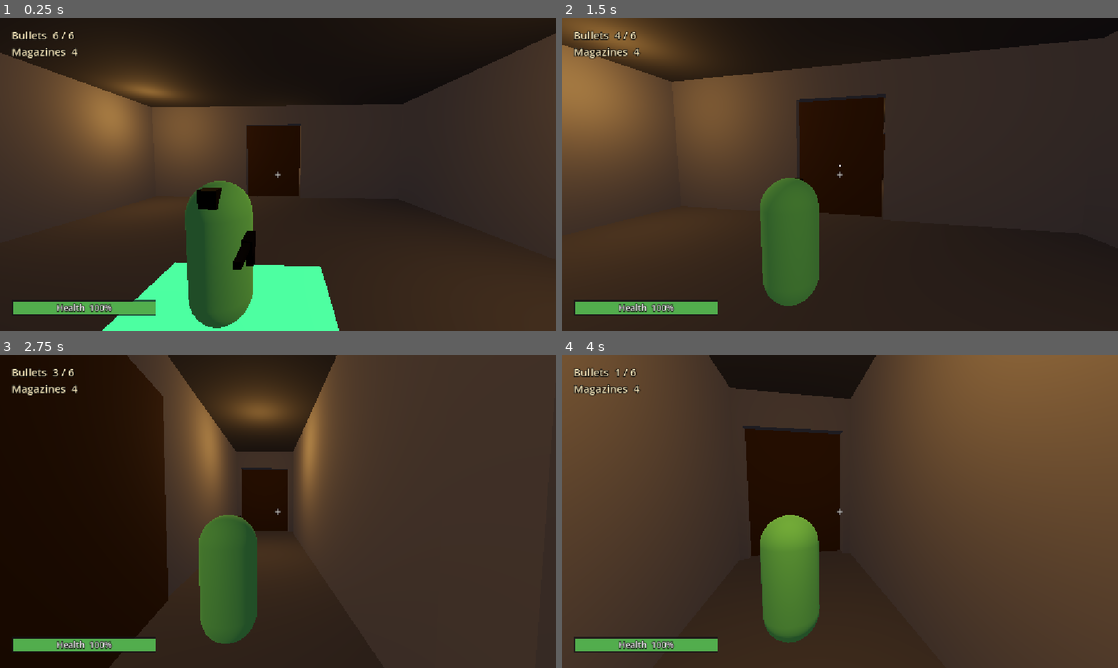
Above: before the commit, frames 1-4 (two rows, left to right).
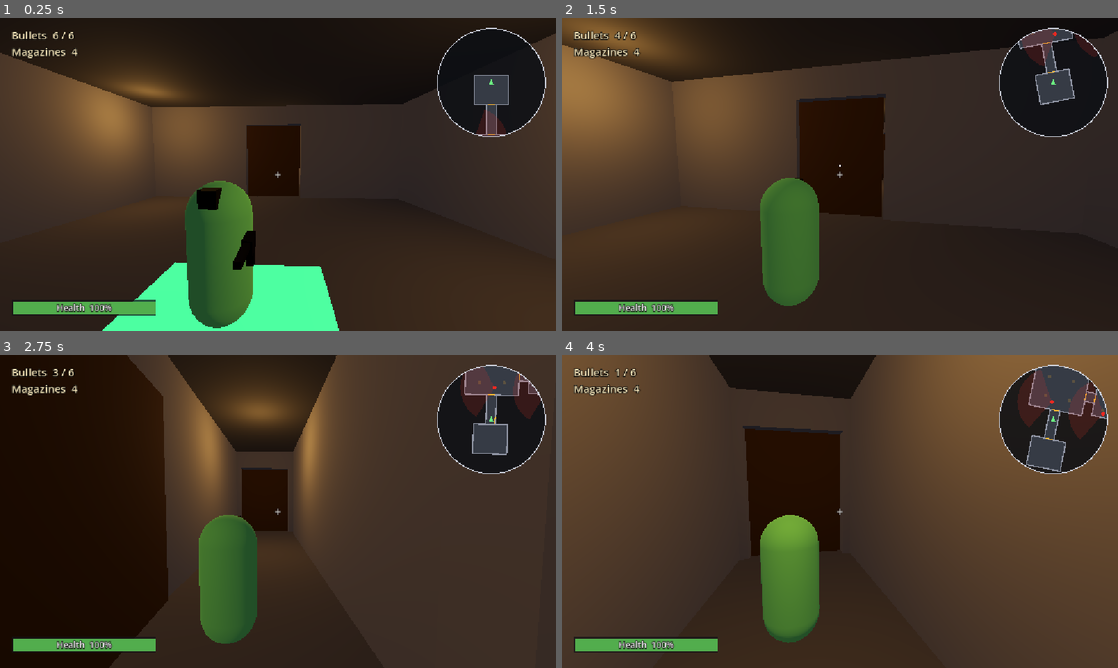
Above: after the commit, the same moments.

Repository: AdityaSrivastava27/godot-3d-dungeon-game-new
Game: Godot game, scene res://Scenes/Main.tscn
The game is run twice, just before and just after one commit, with the same random seed, the same clock (stepped at 60 frames per second) and the same inputs.
Inputs (mouse positions are in pixels of both pictures, inside the frame that each line leads up to):
- Up to frame 1 (0.25 s): no input
- Up to frame 2 (1.5 s): tap Enter (ui_accept) at 0.5, 0.77 s; move the mouse to (867, 174) at 0.52 s; press the mouse at (867, 174) at 0.53 s; hold W (move_forward) from 0.53 s (still down); move the mouse to (812, 174) at 1.27 s; release the mouse at (812, 174) at 1.28 s; click (812, 174) at 1.35 s
- Up to frame 3 (2.75 s): keep holding W (move_forward); tap Enter (ui_accept) at 1.52 s; move the mouse to (289, 505) at 2.02 s; press the mouse at (289, 505) at 2.03 s
- Up to frame 4 (4 s): keep holding W (move_forward); move the mouse to (834, 517) at 2.77 s; release the mouse at (834, 517) at 2.78 s; click (834, 517) at 2.85 s; tap Enter (ui_accept) at 3.02, 3.77 s; move the mouse to (878, 514) at 3.52 s; press the mouse at (878, 514) at 3.53 s

The runs differ from the first frame. In frame 1, 3.7% of the frame differs, in the area x 78-99%, y 3-38%; in frame 2, 5.1%; in frame 3, 4.8%; in frame 4, 5.4%.

Commit message:
Add a circular minimap that turns with the player
The map is drawn from the level's own geometry rather than by a second
camera looking down. A camera would need the ceilings hidden to see anything
and could not show a guard's line of sight at all; drawing it means floors,
walls, doors, clutter, guards and sight cones are each their own colour and
shape.

It reads the dungeon once at startup by walking the scene and sorting the
CSG boxes by name, so rooms added later turn up without touching the map.
Ceilings are the exception, skipped because from above they cover the rooms
they sit over. Doors are re-read every frame, since they swing, and widened
on the map: a leaf is under 0.2 m thick and would otherwise vanish.

The player sits at the centre facing up the screen and the dungeon turns
underneath, so everything is drawn in the player's frame. Shapes crossing
the edge are trimmed against the rim rather than clipped to a square, which
is what keeps the map round.

Co-Authored-By: Claude Opus 5 <noreply@anthropic.com>

Diff:
--- a/Scenes/Main.tscn
+++ b/Scenes/Main.tscn
@@ -6,6 +6,7 @@
 [ext_resource type="Script" path="res://Scripts/gun.gd" id="5_gun"]
 [ext_resource type="Script" path="res://Scripts/hud.gd" id="6_hud"]
 [ext_resource type="Script" path="res://Scripts/enemy.gd" id="7_enemy"]
+[ext_resource type="Script" path="res://Scripts/minimap.gd" id="8_minimap"]
 
 [sub_resource type="Environment" id="env_castle"]
 background_mode = 1
@@ -817,6 +818,17 @@
 horizontal_alignment = 1
 vertical_alignment = 1
 
+[node name="Minimap" type="Control" parent="HUD" unique_id=1900600001]
+anchor_left = 1.0
+anchor_right = 1.0
+offset_left = -248.0
+offset_top = 20.0
+offset_right = -20.0
+offset_bottom = 248.0
+grow_horizontal = 0
+mouse_filter = 2
+script = ExtResource("8_minimap")
+
 [node name="Enemy_R2" type="CharacterBody3D" parent="." unique_id=1900200001 groups=["enemy"]]
 transform = Transform3D(1, 0, 0, 0, 1, 0, 0, 0, 1, -8, 1, -12)
 collision_layer = 2
--- /dev/null
+++ b/Scripts/minimap.gd
@@ -0,0 +1,218 @@
+extends Control
+
+## Circular minimap, drawn from the level's own geometry rather than from a
+## second camera looking down. A camera would need the ceilings hidden and
+## could not show a guard's line of sight at all; drawing it means every kind
+## of thing on the map can be told apart by shape and colour.
+##
+## The map turns with the player: the player sits at the centre facing up the
+## screen at all times, and the dungeon rotates underneath. Everything is
+## therefore drawn in the player's frame -- straight ahead is up.
+##
+## The level is read once at startup by walking the scene and sorting the CSG
+## boxes by name, so rooms added later appear without touching this file.
+## Doors are re-read every frame, since they swing.
+
+@export var metres_shown: float = 22.0   # radius, in metres of dungeon
+@export var show_enemy_sight: bool = true
+
+const CIRCLE_SEGMENTS := 48
+const DOOR_MIN_THICKNESS := 0.45   # a door leaf is 0.18 m thick, too thin to see
+
+const BACKDROP := Color(0.05, 0.06, 0.08, 0.86)
+const FLOOR_COLOUR := Color(0.21, 0.23, 0.27)
+const PROP_COLOUR := Color(0.36, 0.32, 0.25)
+const WALL_COLOUR := Color(0.56, 0.58, 0.64)
+const DOOR_COLOUR := Color(1.0, 0.72, 0.2)
+const ENEMY_COLOUR := Color(0.92, 0.16, 0.13)
+const SIGHT_COLOUR := Color(0.92, 0.2, 0.15, 0.16)
+const SIGHT_ALERT := Color(1.0, 0.35, 0.1, 0.32)
+const PLAYER_COLOUR := Color(0.42, 0.92, 0.5)
+const RIM_COLOUR := Color(0.85, 0.87, 0.92, 0.9)
+
+var _player: Player = null
+
+# World-space footprints, gathered once. Doors are not in here: they move.
+var _floors: Array[PackedVector2Array] = []
+var _props: Array[PackedVector2Array] = []
+var _walls: Array[PackedVector2Array] = []
+var _doors: Array[CSGBox3D] = []
+
+var _clip := PackedVector2Array()
+var _centre := Vector2.ZERO
+var _radius := 0.0
+var _scale := 1.0
+
+# The player's position and facing for the frame being drawn.
+var _origin := Vector2.ZERO
+var _sin := 0.0
+var _cos := 1.0
+
+
+func _ready() -> void:
+	_player = get_tree().get_first_node_in_group("player") as Player
+	var level := get_tree().current_scene
+	if _player != null:
+		level = _player.get_parent()
+	if level != null:
+		_collect(level)
+	_measure()
+	resized.connect(_measure)
+
+
+func _process(_delta: float) -> void:
+	queue_redraw()
+
+
+func _measure() -> void:
+	_centre = size * 0.5
+	_radius = maxf(minf(size.x, size.y) * 0.5 - 2.0, 1.0)
+	_scale = _radius / maxf(metres_shown, 0.001)
+
+	_clip = PackedVector2Array()
+	for i in CIRCLE_SEGMENTS:
+		var a := TAU * float(i) / float(CIRCLE_SEGMENTS)
+		_clip.append(_centre + Vector2(cos(a), sin(a)) * _radius)
+
+
+# Sorts the level's boxes into what they are by name. Ceilings are skipped --
+# from above they would cover everything else.
+func _collect(node: Node) -> void:
+	for child in node.get_children():
+		if child is CSGBox3D:
+			var name := String(child.name)
+			if name.begins_with("Ceil"):
+				pass
+			elif name == "Leaf":
+				_doors.append(child)
+			elif name.begins_with("Floor") or name.begins_with("Pad"):
+				_floors.append(_footprint(child))
+			elif name.begins_with("Wall"):
+				_walls.append(_footprint(child))
+			else:
+				_props.append(_footprint(child))
+		_collect(child)
+
+
+## The box's four corners on the floor plane, in world x/z.
+func _footprint(box: CSGBox3D, min_thickness: float = 0.0) -> PackedVector2Array:
+	var half_x: float = maxf(box.size.x, min_thickness) * 0.5
+	var half_z: float = maxf(box.size.z, min_thickness) * 0.5
+	var t := box.global_transform
+
+	var out := PackedVector2Array()
+	for corner in [Vector3(-half_x, 0, -half_z), Vector3(half_x, 0, -half_z),
+			Vector3(half_x, 0, half_z), Vector3(-half_x, 0, half_z)]:
+		var p: Vector3 = t * corner
+		out.append(Vector2(p.x, p.z))
+	return out
+
+
+## World x/z to a point on the map, in the player's frame: their facing is up.
+func _to_map(world: Vector2) -> Vector2:
+	var rel := world - _origin
+	var ahead := rel.x * _sin + rel.y * _cos
+	var beside := rel.x * _cos - rel.y * _sin
+	return _centre + Vector2(beside, -ahead) * _scale
+
+
+func _draw() -> void:
+	draw_circle(_centre, _radius, BACKDROP)
+
+	if _player == null or not is_instance_valid(_player):
+		draw_arc(_centre, _radius, 0.0, TAU, CIRCLE_SEGMENTS, RIM_COLOUR, 2.0)
+		return
+
+	_origin = Vector2(_player.global_position.x, _player.global_position.z)
+	_sin = sin(_player.rotation.y)
+	_cos = cos(_player.rotation.y)
+
+	for poly in _floors:
+		_blot(poly, FLOOR_COLOUR)
+	for poly in _props:
+		_blot(poly, PROP_COLOUR)
+	for poly in _walls:
+		_blot(poly, WALL_COLOUR)
+
+	# Doors swing, so their footprint is taken fresh each frame. They are also
+	# widened: a leaf is under 0.2 m thick and would vanish at this scale.
+	for leaf in _doors:
+		if is_instance_valid(leaf):
+			_blot(_footprint(leaf, DOOR_MIN_THICKNESS), DOOR_COLOUR)
+
+	for guard in get_tree().get_nodes_in_group("enemy"):
+		if not is_instance_valid(guard):
+			continue
+		if show_enemy_sight:
+			_blot(_sight_cone(guard), SIGHT_ALERT if guard.chasing else SIGHT_COLOUR)
+		_dot(Vector2(guard.global_position.x, guard.global_position.z), ENEMY_COLOUR)
+
+	_draw_player()
+	draw_arc(_centre, _radius, 0.0, TAU, CIRCLE_SEGMENTS, RIM_COLOUR, 2.0)
+
+
+## The wedge a guard can see: its cone of vision out to its sight range.
+func _sight_cone(guard: Node3D) -> PackedVector2Array:
+	var here := Vector2(guard.global_position.x, guard.global_position.z)
+	var facing: float = guard.rotation.y
+	var half := deg_to_rad(guard.sight_angle)
+	var reach: float = guard.sight_range
+
+	var out := PackedVector2Array([here])
+	var steps := 12
+	for i in steps + 1:
+		var a: float = facing - half + (2.0 * half) * float(i) / float(steps)
+		out.append(here + Vector2(sin(a), cos(a)) * reach)
+	return out
+
+
+# The player is always at the centre, always pointing up.
+func _draw_player() -> void:
+	var nose := _centre + Vector2(0, -8)
+	var left := _centre + Vector2(-5.5, 5)
+	var right := _centre + Vector2(5.5, 5)
+	draw_colored_polygon(PackedVector2Array([nose, right, left]), PLAYER_COLOUR)
+
+
+func _dot(world: Vector2, colour: Color) -> void:
+	var at := _to_map(world)
+	if at.distance_to(_centre) > _radius:
+		return
+	draw_circle(at, 4.0, colour)
+
+
+# Draws a world-space footprint, trimmed to the circle so nothing spills out
+# of the map into the rest of the screen.
+func _blot(world_points: PackedVector2Array, colour: Color) -> void:
+	if world_points.size() < 3:
+		return
+
+	var mapped := PackedVector2Array()
+	var nearest := INF
+	var furthest := 0.0
+	for p in world_points:
+		var m := _to_map(p)
+		mapped.append(m)
+		var d := m.distance_to(_centre)
+		nearest = minf(nearest, d)
+		furthest = maxf(furthest, d)
+
+	if furthest <= _radius:
+		draw_colored_polygon(mapped, colour)
+		return
+
+	# A shape whose every corner is outside can still cross the circle, so
+	# only skip it when it is clear of the map altogether.
+	if nearest > _radius + _shape_span(mapped):
+		return
+
+	for piece in Geometry2D.intersect_polygons(mapped, _clip):
+		if piece.size() >= 3:
+			draw_colored_polygon(piece, colour)
+
+
+func _shape_span(points: PackedVector2Array) -> float:
+	var span := 0.0
+	for i in points.size():
+		span = maxf(span, points[i].distance_to(points[(i + 1) % points.size()]))
+	return span
Not shown, added: Scripts/minimap.gd.uid
